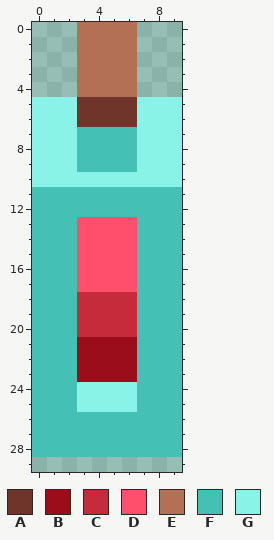
One commit to this pixel-art sprite: Image/Item/Potion_S.png. Above: the version before the commit.
The file is 16x35 pixels. The old version is drawn lined up with the new one, on the new canvas.
Palette (. is transparent): A #6f352a  B #9c0d1c  C #c62b3b  D #ff4f6d  E #b47054  F #45c0b4  G #88f3e6
Pixels before, first column x 0:
 0 ...EEEE...
 1 ...EEEE...
 2 ...EEEE...
 3 ...EEEE...
 4 ...EEEE...
 5 GGGAAAAGGG
 6 GGGAAAAGGG
 7 GGGFFFFGGG
 8 GGGFFFFGGG
 9 GGGFFFFGGG
10 GGGGGGGGGG
11 FFFFFFFFFF
12 FFFFFFFFFF
13 FFFDDDDFFF
14 FFFDDDDFFF
15 FFFDDDDFFF
16 FFFDDDDFFF
17 FFFDDDDFFF
18 FFFCCCCFFF
19 FFFCCCCFFF
20 FFFCCCCFFF
21 FFFBBBBFFF
22 FFFBBBBFFF
23 FFFBBBBFFF
24 FFFGGGGFFF
25 FFFGGGGFFF
26 FFFFFFFFFF
27 FFFFFFFFFF
28 FFFFFFFFFF
New version:
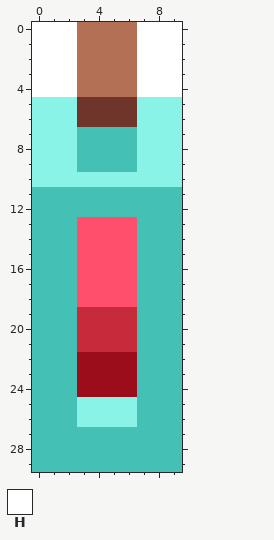
Colours new in this view: H #ffffff
What changed:
canvas 16x35 -> 10x30, the old top-left corner now at -3,-3 (the part of the old canvas that was cut away was empty and is not shown)
Changed rows in their new state; - is an unchanged pixel.
first column x 0:
 0 HHH----HHH
 1 HHH----HHH
 2 HHH----HHH
 3 HHH----HHH
 4 HHH----HHH
first column x 0:
18 ---DDDD---
21 ---CCCC---
24 ---BBBB---
26 ---GGGG---
29 FFFFFFFFFF
